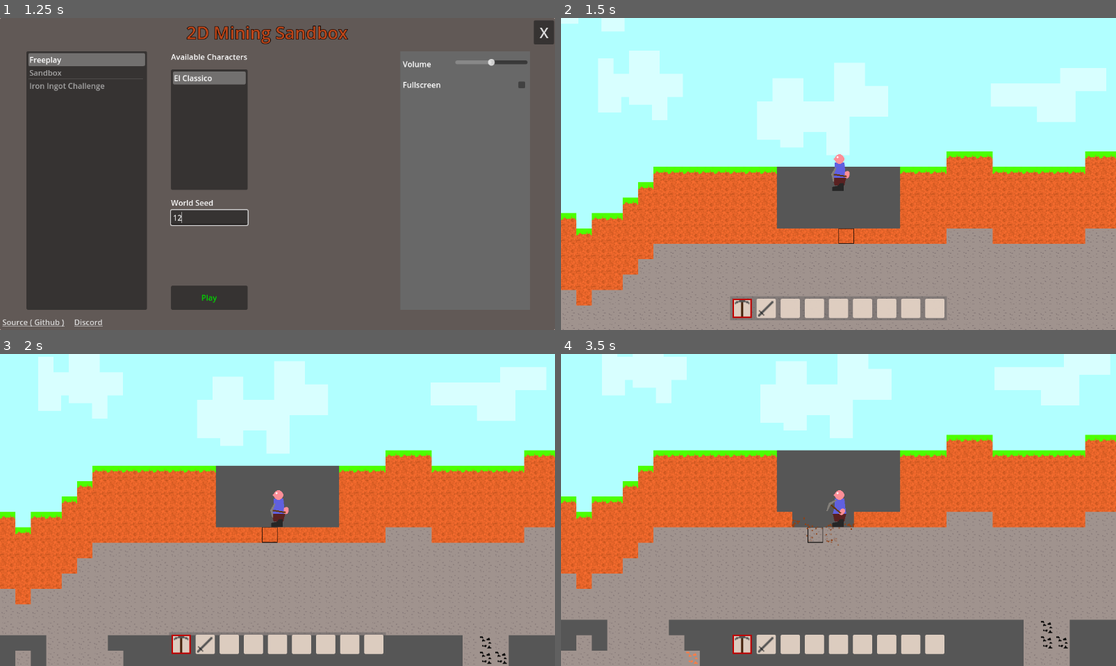
Above: before the commit, frames 1-4 (two rows, left to right).
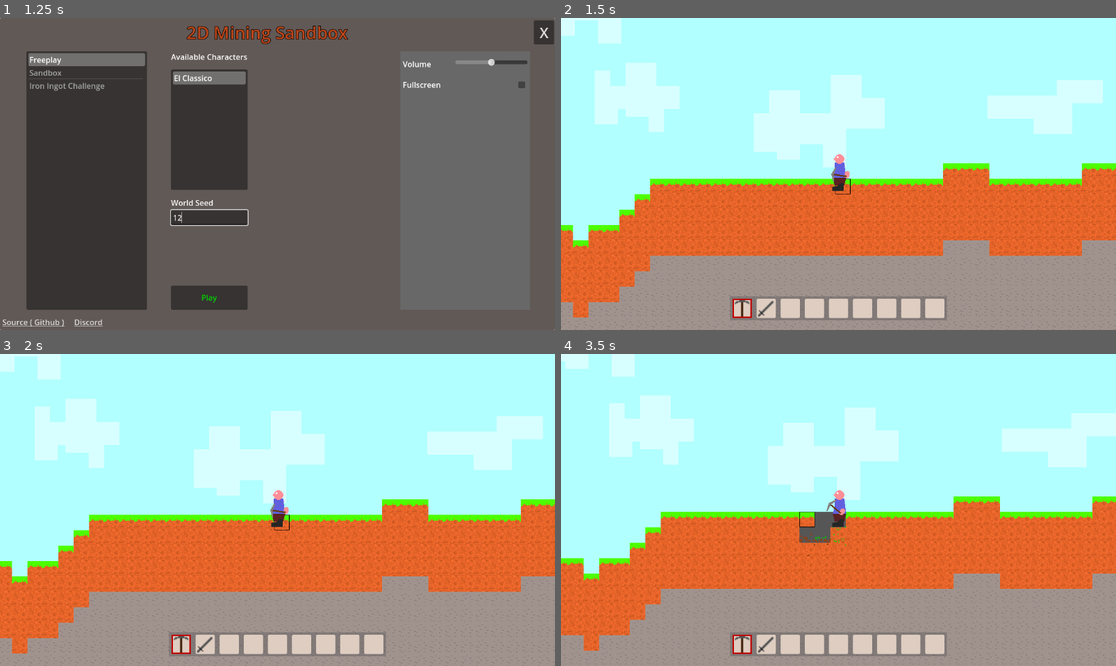
Above: after the commit, the same moments.

Repository: Griiimon/2D-Mining-Sandbox
Game: Godot game, scene res://game/startup.tscn
The game is run twice, just before and just after one commit, with the same random seed, the same clock (stepped at 60 frames per second) and the same inputs. The engine's default icon, where the game draws it, is replaced by a stand-in: a white triangle on a blue panel in a dark square.
Inputs (mouse positions are in pixels of both pictures, inside the frame that each line leads up to):
- Up to frame 1 (1.25 s): click (210, 217) at 0.52 s; type "12" at 0.6 s
- Up to frame 2 (1.5 s): click "Play" at 1.25 s
- Up to frame 3 (2 s): no input
- Up to frame 4 (3.5 s): tap Enter at 2 s; drag from (744, 644) to (827, 510) at 2.02 s; drag from (766, 644) to (827, 510) at 2.77 s

Frame 1 is identical in both runs. In frame 2, 21% of the frame differs, in the area x 0-100%, y 0-100%; in frame 3, 53%; in frame 4, 63%.

Commit message:
Update freeplay.tscn

Diff:
--- a/game/scenarios/built in/freeplay/freeplay.tscn
+++ b/game/scenarios/built in/freeplay/freeplay.tscn
@@ -11,8 +11,8 @@
 [sub_resource type="Resource" id="Resource_lqxxk"]
 script = ExtResource("2_kke0s")
 world_seed = 0
-player_spawn = Vector2i(0, 0)
-spawn_clearing_radius = 4
+player_spawn = Vector2i(0, -10)
+spawn_clearing_radius = 2
 respawn_on_death = true
 
 [sub_resource type="Resource" id="Resource_2wtjc"]
